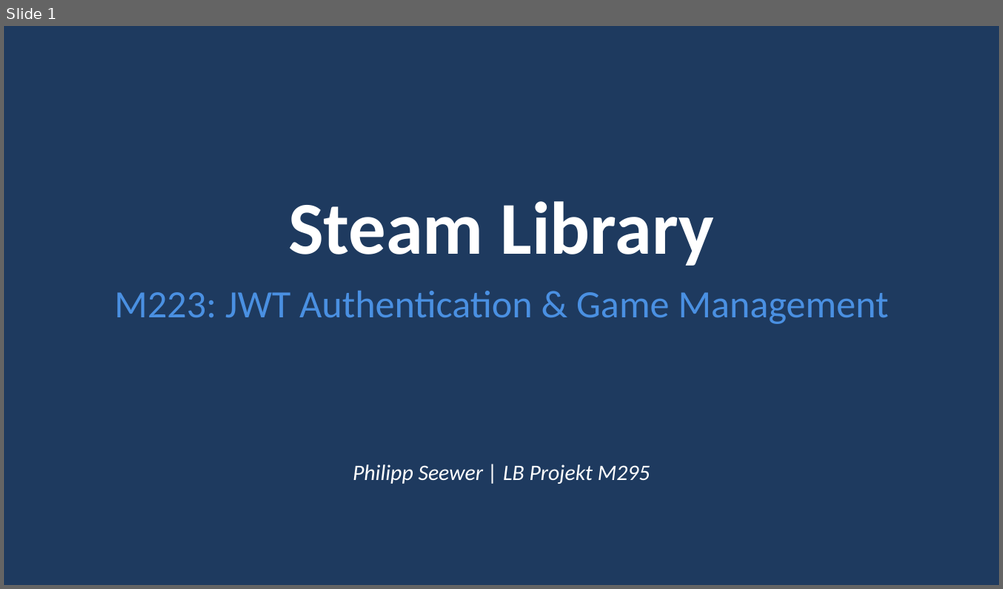
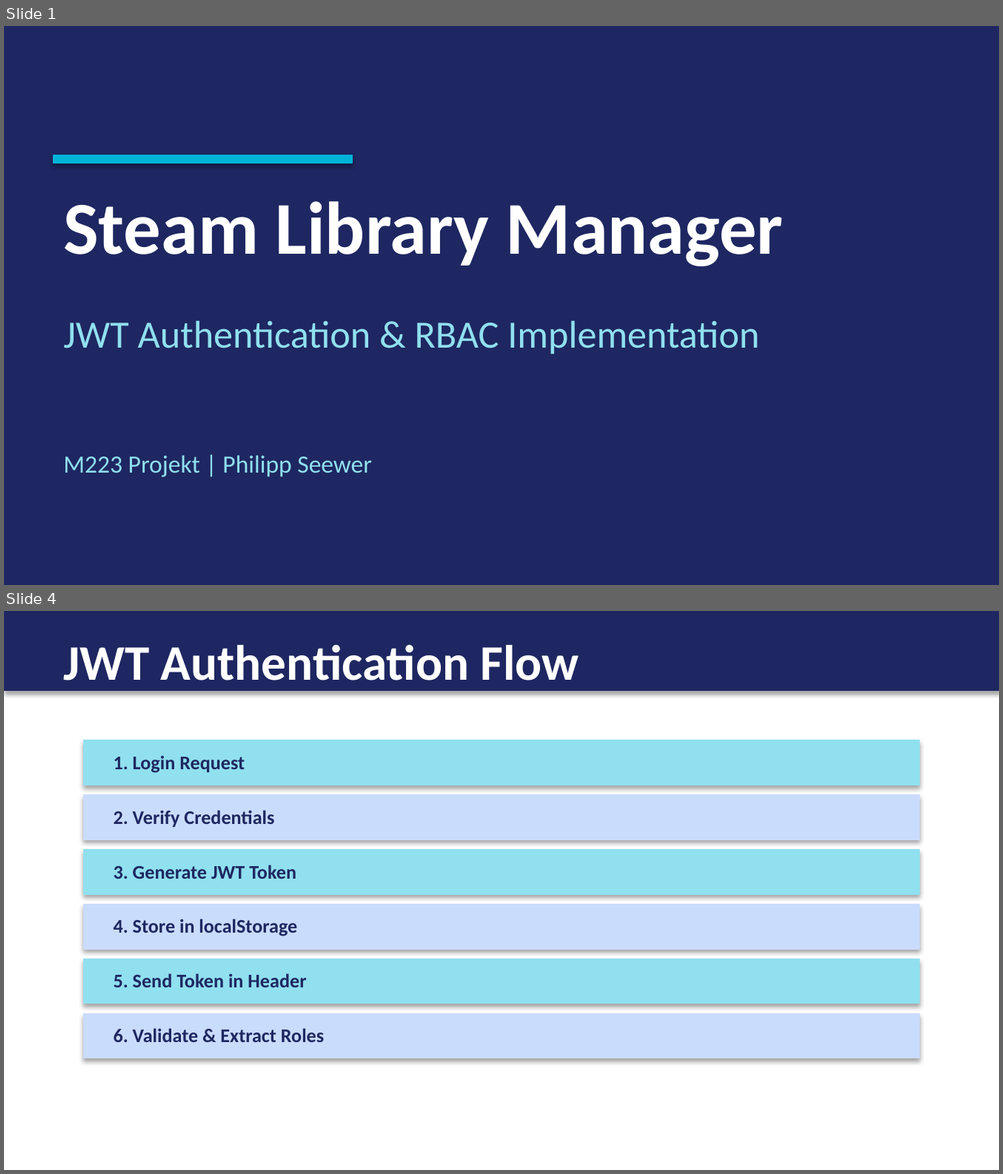
Before and after one commit to Pipo0911/LB-Projekt-M223_Philipp-Seewer, a slide deck: M223_Presentation.pptx. Shown one above the other, each under a label of ours: slide 1 before the commit, slides 1 and 4 after it; the slides between them are not shown. The pictures are 1003x589 and 1003x1174 pixels, drawn with LibreOffice and Linux fonts; fonts in the diff are those of the drawing. Boxes give left, top, right and bottom in pixels: in the first picture for what was removed or moved away, otherwise in the second. Text is boxed around its words. In the diff, an @@ line names an element or a change of style, - is before the commit and + after.

```diff
--- a/M223_Presentation.pptx
+++ b/M223_Presentation.pptx
@@ slide 4 added at [4, 611, 999, 1170], background #FFFFFF @@
@@ rectangle added at [4, 611, 999, 691], fill #1E2761, outline #1E2761 0.75 pt @@
@@ text added at [63, 644, 578, 692], 36 pt, text #FFFFFF, bold @@
+JWT Authentication Flow
@@ rectangle added at [84, 741, 919, 785], fill #90E0EF, outline #90E0EF 0.75 pt @@
@@ text added at [114, 755, 244, 773], 14 pt, text #1E2761, bold @@
+1. Login Request
@@ rectangle added at [84, 795, 919, 840], fill #CADCFC, outline #CADCFC 0.75 pt @@
@@ text added at [114, 810, 274, 827], 14 pt, text #1E2761, bold @@
+2. Verify Credentials
@@ text added at [452, 790, 551, 820], 16 pt, text #00B4D8 @@
+↓
@@ rectangle added at [84, 850, 919, 894], fill #90E0EF, outline #90E0EF 0.75 pt @@
@@ text added at [452, 845, 551, 874], 16 pt, text #00B4D8 @@
+↓
@@ text added at [114, 865, 296, 879], 14 pt, text #1E2761, bold @@
+3. Generate JWT Token
@@ rectangle added at [84, 904, 919, 949], fill #CADCFC, outline #CADCFC 0.75 pt @@
@@ text added at [114, 919, 297, 937], 14 pt, text #1E2761, bold @@
+4. Store in localStorage
@@ text added at [452, 900, 551, 929], 16 pt, text #00B4D8 @@
+↓
@@ rectangle added at [84, 959, 919, 1004], fill #90E0EF, outline #90E0EF 0.75 pt @@
@@ text added at [452, 954, 551, 984], 16 pt, text #00B4D8 @@
+↓
@@ text added at [114, 974, 306, 988], 14 pt, text #1E2761, bold @@
+5. Send Token in Header
@@ text added at [452, 1009, 551, 1039], 16 pt, text #00B4D8 @@
+↓
@@ rectangle added at [84, 1014, 919, 1059], fill #CADCFC, outline #CADCFC 0.75 pt @@
@@ text added at [114, 1028, 324, 1042], 14 pt, text #1E2761, bold @@
+6. Validate & Extract Roles
@@ slide 1 changed as well @@
@@ background #1E3A5F to #1E2761 @@
@@ rectangle added at [54, 156, 352, 163], fill #00B4D8, outline #00B4D8 0.75 pt @@
@@ text at [63, 201, 783, 266]: text changed @@
-Steam Library
+Steam Library Manager
@@ text at [63, 321, 759, 355]: text changed; text colour #4A90E2 to #90E0EF @@
-M223: JWT Authentication & Game Management
+JWT Authentication & RBAC Implementation
@@ text at [63, 455, 372, 477]: text changed; size 16 to 18 pt; text colour #FFFFFF to #90E0EF; italic off @@
-Philipp Seewer | LB Projekt M295
+M223 Projekt | Philipp Seewer
```
Also in this commit, not shown: 3 other slides changed, 4 other slides added, 4 slides removed, 1 other file.
